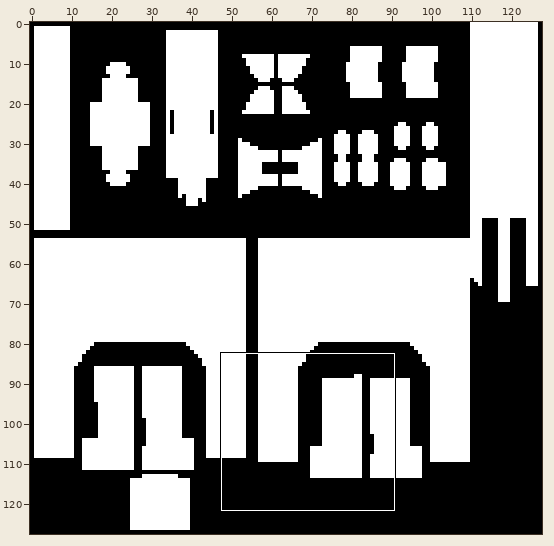
Two states of a sprite sheet, Assets/Assets/Textures/WallDoor_Tex.png. Above: a wide view before the commit, with the close-up outlined.
Close-up. First the earlier version:
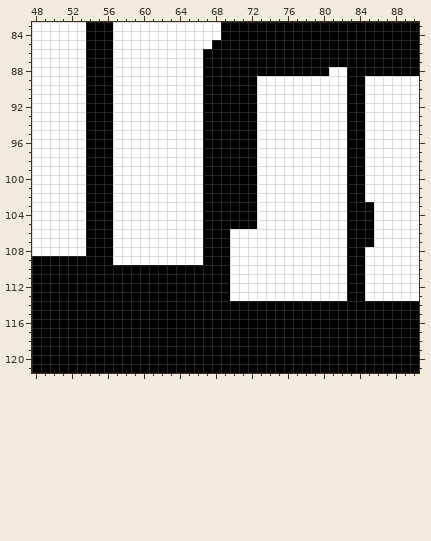
The file is 128x128 pixels. Colours within 5 levels of each other are drawn and written as one. Shown: x 48..90, y 83..121.
After the commit:
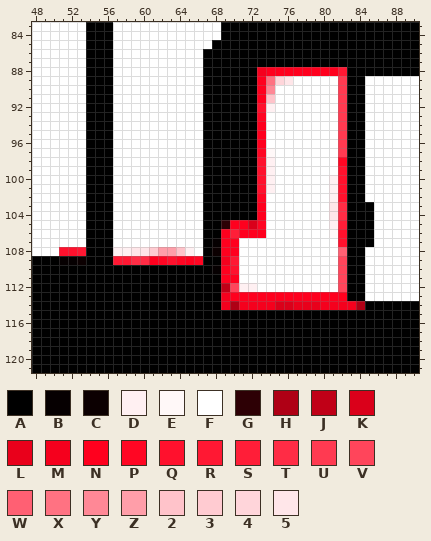
Palette (. is transparent): A #000000  B #060001  C #0c0001  D #fff0f2  E #fff8f8  F #ffffff  G #2d0005  H #af0015  J #c00017  K #da001a  L #e9001b  M #f5001d  N #ff001e  P #ff0623  Q #ff112d  R #ff1833  S #ff1e38  T #ff2c45  U #ff3a51  V #ff455b  W #ff6073  X #ff7282  Y #ff8896  Z #ff9ea9  2 #ffc3ca  3 #ffcbd1  4 #ffd5da  5 #ffe6e9
Diff:
@@ x 48..90 @@
  87 FFFFFFAAAFFFFFFFFFFAAAAAAAAAAAAAAAAAAAAAAAA
- 88 FFFFFFAAAFFFFFFFFFFAAAAAAAAAAAAAAFFAAAAAAAA
- 89 FFFFFFAAAFFFFFFFFFFAAAAAAFFFFFFFFFFAAFFFFFF
- 90 FFFFFFAAAFFFFFFFFFFAAAAAAFFFFFFFFFFAAFFFFFF
- 91 FFFFFFAAAFFFFFFFFFFAAAAAAFFFFFFFFFFAAFFFFFF
- 92 FFFFFFAAAFFFFFFFFFFAAAAAAFFFFFFFFFFAAFFFFFF
- 93 FFFFFFAAAFFFFFFFFFFAAAAAAFFFFFFFFFFAAFFFFFF
- 94 FFFFFFAAAFFFFFFFFFFAAAAAAFFFFFFFFFFAAFFFFFF
- 95 FFFFFFAAAFFFFFFFFFFAAAAAAFFFFFFFFFFAAFFFFFF
- 96 FFFFFFAAAFFFFFFFFFFAAAAAAFFFFFFFFFFAAFFFFFF
- 97 FFFFFFAAAFFFFFFFFFFAAAAAAFFFFFFFFFFAAFFFFFF
- 98 FFFFFFAAAFFFFFFFFFFAAAAAAFFFFFFFFFFAAFFFFFF
- 99 FFFFFFAAAFFFFFFFFFFAAAAAAFFFFFFFFFFAAFFFFFF
-100 FFFFFFAAAFFFFFFFFFFAAAAAAFFFFFFFFFFAAFFFFFF
-101 FFFFFFAAAFFFFFFFFFFAAAAAAFFFFFFFFFFAAFFFFFF
-102 FFFFFFAAAFFFFFFFFFFAAAAAAFFFFFFFFFFAAFFFFFF
-103 FFFFFFAAAFFFFFFFFFFAAAAAAFFFFFFFFFFAAAFFFFF
-104 FFFFFFAAAFFFFFFFFFFAAAAAAFFFFFFFFFFAAAFFFFF
-105 FFFFFFAAAFFFFFFFFFFAAAAAAFFFFFFFFFFAAAFFFFF
-106 FFFFFFAAAFFFFFFFFFFAAAFFFFFFFFFFFFFAAAFFFFF
-107 FFFFFFAAAFFFFFFFFFFAAAFFFFFFFFFFFFFAAAFFFFF
-108 FFFFFFAAAFFFFFFFFFFAAAFFFFFFFFFFFFFAAFFFFFF
-109 AAAAAAAAAFFFFFFFFFFAAAFFFFFFFFFFFFFAAFFFFFF
-110 AAAAAAAAAAAAAAAAAAAAAAFFFFFFFFFFFFFAAFFFFFF
-111 AAAAAAAAAAAAAAAAAAAAAAFFFFFFFFFFFFFAAFFFFFF
-112 AAAAAAAAAAAAAAAAAAAAAAFFFFFFFFFFFFFAAFFFFFF
-113 AAAAAAAAAAAAAAAAAAAAAAFFFFFFFFFFFFFAAFFFFFF
-114 AAAAAAAAAAAAAAAAAAAAAAAAAAAAAAAAAAAAAAAAAAA
+ 88 FFFFFFAAAFFFFFFFFFFAAAAAAMNNNNNNNNRAAAAAAAA
+ 89 FFFFFFAAAFFFFFFFFFFAAAAAANX45FFFFFUAAFFFFFF
+ 90 FFFFFFAAAFFFFFFFFFFAAAAAANYFFFFFFFUAAFFFFFF
+ 91 FFFFFFAAAFFFFFFFFFFAAAAAAN2FFFFFFFUAAFFFFFF
+ 92 FFFFFFAAAFFFFFFFFFFAAAAAAQDFFFFFFFUAAFFFFFF
+ 93 FFFFFFAAAFFFFFFFFFFAAAAAAPFFFFFFFFUAAFFFFFF
+ 94 FFFFFFAAAFFFFFFFFFFAAAAAANFFFFFFFFUAAFFFFFF
+ 95 FFFFFFAAAFFFFFFFFFFAAAAAANFFFFFFFFUAAFFFFFF
+ 96 FFFFFFAAAFFFFFFFFFFAAAAAANFFFFFFFFUAAFFFFFF
+ 97 FFFFFFAAAFFFFFFFFFFAAAAAAPEFFFFFFFUAAFFFFFF
+ 98 FFFFFFAAAFFFFFFFFFFAAAAAAQDFFFFFFFPAAFFFFFF
+ 99 FFFFFFAAAFFFFFFFFFFAAAAAAQDFFFFFFFQAAFFFFFF
+100 FFFFFFAAAFFFFFFFFFFAAAAAAQDFFFFFFDQAAFFFFFF
+101 FFFFFFAAAFFFFFFFFFFAAAAAAQDFFFFFFDQAAFFFFFF
+102 FFFFFFAAAFFFFFFFFFFAAAAAAPFFFFFFFDQAAFFFFFF
+103 FFFFFFAAAFFFFFFFFFFAAAAAANFFFFFFF5TAAAFFFFF
+104 FFFFFFAAAFFFFFFFFFFAAAAAANFFFFFFF5TAAAFFFFF
+105 FFFFFFAAAFFFFFFFFFFAAGNNKPFFFFFFFDSAAAFFFFF
+106 FFFFFFAAAFFFFFFFFFFAANSNNNFFFFFFFEQAAAFFFFF
+107 FFFFFFAAAFFFFFFFFFFABNNFFFFFFFFFFFQAAAFFFFF
+108 FFFQQRAAADD553ZZ2DFACNNFFFFFFFFFFFWAAFFFFFF
+109 AAABBCAAARRTTNPQPNPAAMRFFFFFFFFFFFVAAFFFFFF
+110 AAAAAAAAAAAAAAAAAAAABNQFFFFFFFFFFFVAAFFFFFF
+111 AAAAAAAAAAAAAAAAAAAAANNFFFFFFFFFFFVAAFFFFFF
+112 AAAAAAAAAAAAAAAAAAAAAJVDDFFFFFFFFFVAAFFFFFF
+113 AAAAAAAAAAAAAAAAAAAAAMNNNNNNNNNNNNNAAFFFFFF
+114 AAAAAAAAAAAAAAAAAAAAAMHMMMMKKLLLMMMMHAAAAAA
 115 AAAAAAAAAAAAAAAAAAAAAAAAAAAAAAAAAAAAAAAAAAA
Changed places in both close-ups, as pixel boxes (x1, y1, x2, y2):
changed: (113, 67, 365, 310)
changed: (59, 247, 86, 265)
